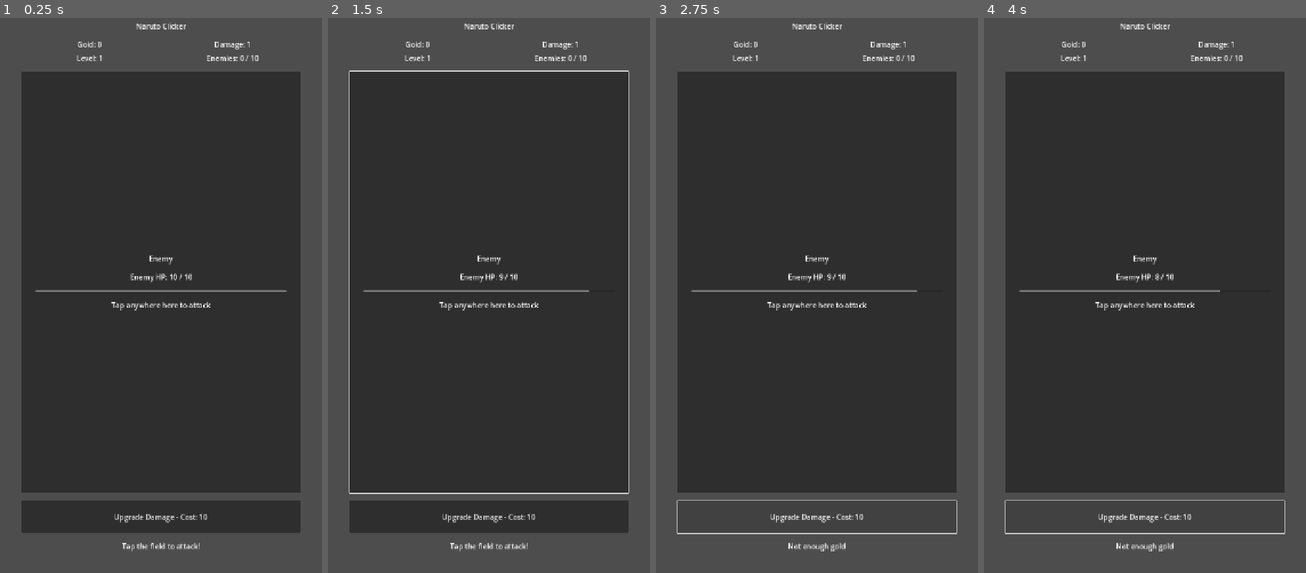
Above: before the commit, frames 1-4 (left to right).
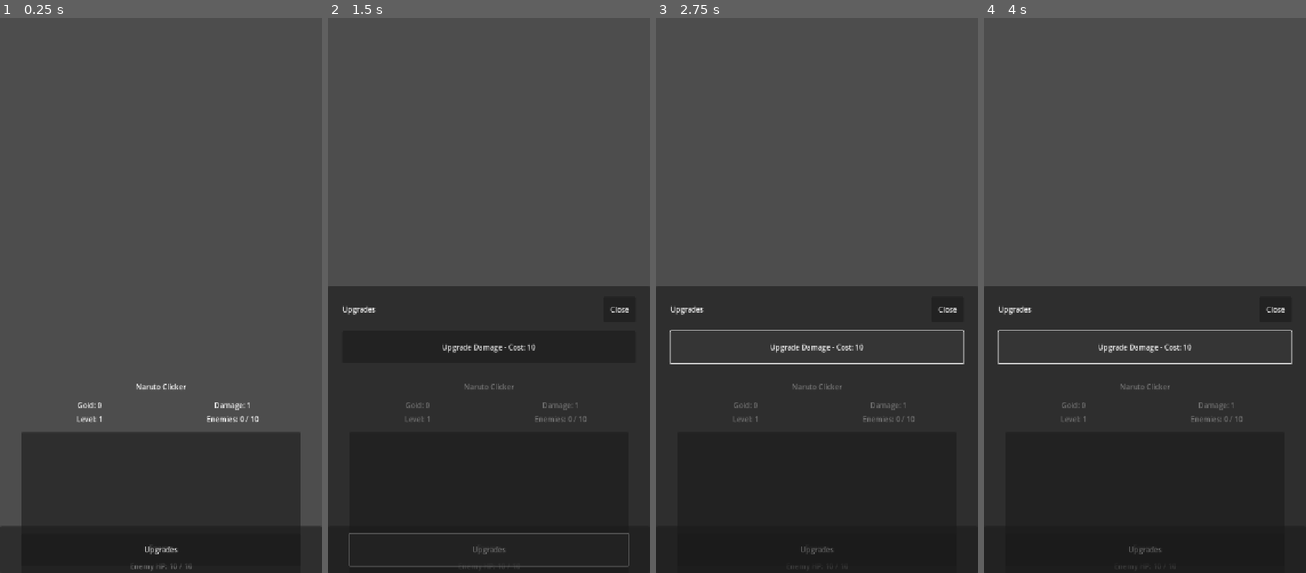
Above: after the commit, the same moments.

Repository: StanisRyz/naruto-clicker
Game: Godot game, scene res://scenes/main/Main.tscn
The game is run twice, just before and just after one commit, with the same random seed, the same clock (stepped at 60 frames per second) and the same inputs.
Inputs (mouse positions are in pixels of both pictures, inside the frame that each line leads up to; where the layout moved, square brackets give the same spot in the first picture):
- Up to frame 1 (0.25 s): no input
- Up to frame 2 (1.5 s): click (489, 572) [489, 284] at 0.5 s; click (489, 550) at 1.25 s, where only the run after the commit has a clickable "Upgrades"
- Up to frame 3 (2.75 s): click "Upgrade Damage - Cost: 10" at 2 s
- Up to frame 4 (4 s): click (1145, 572) [1145, 284] at 2.75 s; click "Upgrade Damage - Cost: 10" at 3.5 s

The runs differ from the first frame. In frame 1, 65% of the frame differs, in the area x 0-100%, y 0-100%; in frame 2, 49%; in frame 3, 54%; in frame 4, 54%.

Commit message:
Add half-screen upgrades sheet
Refactor upgrades UI into a bottom sheet.

Changes include:
- Add bottom bar with an Upgrades button.
- Add UpgradeSheet as a half-screen bottom panel.
- Move existing UpgradePanel into UpgradeSheet.
- Keep visible GameField area clickable while UpgradeSheet is open.
- Preserve existing damage upgrade, attack flow, and boss timer behavior.
- Update README.md and AGENTS.md with the new upgrades UI flow.

Diff:
--- a/scenes/game/ClickerScreen.gd
+++ b/scenes/game/ClickerScreen.gd
@@ -4,15 +4,17 @@
 var boss_time_left: float = 0.0
 var boss_timer_active: bool = false
 
-@onready var stats_panel: StatsPanel = $MarginContainer/VBoxContainer/StatsPanel
-@onready var game_field: GameField = $MarginContainer/VBoxContainer/GameField
-@onready var upgrade_panel: UpgradePanel = $MarginContainer/VBoxContainer/UpgradePanel
-@onready var status_label: Label = $MarginContainer/VBoxContainer/StatusLabel
+@onready var stats_panel: StatsPanel = $MainContent/VBoxContainer/StatsPanel
+@onready var game_field: GameField = $MainContent/VBoxContainer/GameField
+@onready var status_label: Label = $MainContent/VBoxContainer/StatusLabel
+@onready var upgrades_button: Button = $BottomBar/MarginContainer/UpgradesButton
+@onready var upgrade_sheet: UpgradeSheet = $UpgradeSheet
 
 
 func _ready() -> void:
 	game_field.attack_requested.connect(_on_attack_requested)
-	upgrade_panel.damage_upgrade_requested.connect(_on_damage_upgrade_requested)
+	upgrades_button.pressed.connect(_on_upgrades_button_pressed)
+	upgrade_sheet.damage_upgrade_requested.connect(_on_damage_upgrade_requested)
 	_update_ui()
 	_sync_boss_timer()
 
@@ -32,7 +34,7 @@
 	stats_panel.update_view(state)
 	game_field.update_view(state)
 	game_field.update_boss_timer(boss_time_left, boss_timer_active)
-	upgrade_panel.update_view(state)
+	upgrade_sheet.update_view(state)
 
 
 func _on_attack_requested() -> void:
@@ -49,6 +51,10 @@
 	var result: Dictionary = state.buy_damage_upgrade()
 	status_label.text = result.get("status_text", "")
 	_update_ui()
+
+
+func _on_upgrades_button_pressed() -> void:
+	upgrade_sheet.show_sheet()
 
 
 func _sync_boss_timer() -> void:
--- a/scenes/game/ClickerScreen.tscn
+++ b/scenes/game/ClickerScreen.tscn
@@ -3,7 +3,7 @@
 [ext_resource type="Script" path="res://scenes/game/ClickerScreen.gd" id="1_ymqc8"]
 [ext_resource type="PackedScene" path="res://scenes/ui/StatsPanel.tscn" id="2_yinr5"]
 [ext_resource type="PackedScene" path="res://scenes/ui/GameField.tscn" id="3_uv1kb"]
-[ext_resource type="PackedScene" path="res://scenes/ui/UpgradePanel.tscn" id="4_bwmtj"]
+[ext_resource type="PackedScene" path="res://scenes/ui/UpgradeSheet.tscn" id="4_vcx67"]
 
 [node name="ClickerScreen" type="Control"]
 layout_mode = 3
@@ -14,38 +14,60 @@
 grow_vertical = 2
 script = ExtResource("1_ymqc8")
 
-[node name="MarginContainer" type="MarginContainer" parent="."]
+[node name="MainContent" type="MarginContainer" parent="."]
 layout_mode = 1
-anchors_preset = 15
+anchors_preset = 12
 anchor_right = 1.0
 anchor_bottom = 1.0
 offset_left = 48.0
 offset_top = 48.0
 offset_right = -48.0
-offset_bottom = -48.0
+offset_bottom = -128.0
 grow_horizontal = 2
 grow_vertical = 2
 
-[node name="VBoxContainer" type="VBoxContainer" parent="MarginContainer"]
+[node name="VBoxContainer" type="VBoxContainer" parent="MainContent"]
 layout_mode = 2
 theme_override_constants/separation = 18
 
-[node name="TitleLabel" type="Label" parent="MarginContainer/VBoxContainer"]
+[node name="TitleLabel" type="Label" parent="MainContent/VBoxContainer"]
 layout_mode = 2
 text = "Naruto Clicker"
 horizontal_alignment = 1
 
-[node name="StatsPanel" parent="MarginContainer/VBoxContainer" instance=ExtResource("2_yinr5")]
+[node name="StatsPanel" parent="MainContent/VBoxContainer" instance=ExtResource("2_yinr5")]
 layout_mode = 2
 
-[node name="GameField" parent="MarginContainer/VBoxContainer" instance=ExtResource("3_uv1kb")]
+[node name="GameField" parent="MainContent/VBoxContainer" instance=ExtResource("3_uv1kb")]
 layout_mode = 2
 
-[node name="UpgradePanel" parent="MarginContainer/VBoxContainer" instance=ExtResource("4_bwmtj")]
-layout_mode = 2
-
-[node name="StatusLabel" type="Label" parent="MarginContainer/VBoxContainer"]
+[node name="StatusLabel" type="Label" parent="MainContent/VBoxContainer"]
 layout_mode = 2
 text = "Tap the field to attack!"
 horizontal_alignment = 1
 autowrap_mode = 3
+
+[node name="BottomBar" type="PanelContainer" parent="."]
+layout_mode = 1
+anchors_preset = 12
+anchor_top = 1.0
+anchor_right = 1.0
+anchor_bottom = 1.0
+offset_top = -104.0
+grow_horizontal = 2
+grow_vertical = 0
+
+[node name="MarginContainer" type="MarginContainer" parent="BottomBar"]
+layout_mode = 2
+theme_override_constants/margin_left = 48
+theme_override_constants/margin_top = 16
+theme_override_constants/margin_right = 48
+theme_override_constants/margin_bottom = 16
+
+[node name="UpgradesButton" type="Button" parent="BottomBar/MarginContainer"]
+custom_minimum_size = Vector2(0, 72)
+layout_mode = 2
+text = "Upgrades"
+
+[node name="UpgradeSheet" parent="." instance=ExtResource("4_vcx67")]
+layout_mode = 1
--- /dev/null
+++ b/scenes/ui/UpgradeSheet.gd
@@ -0,0 +1,29 @@
+class_name UpgradeSheet
+extends Control
+
+signal damage_upgrade_requested
+
+@onready var close_button: Button = $PanelContainer/MarginContainer/VBoxContainer/Header/CloseButton
+@onready var upgrade_panel: UpgradePanel = $PanelContainer/MarginContainer/VBoxContainer/UpgradePanel
+
+
+func _ready() -> void:
+	close_button.pressed.connect(hide_sheet)
+	upgrade_panel.damage_upgrade_requested.connect(_on_damage_upgrade_requested)
+	hide()
+
+
+func show_sheet() -> void:
+	show()
+
+
+func hide_sheet() -> void:
+	hide()
+
+
+func update_view(state: ClickerState) -> void:
+	upgrade_panel.update_view(state)
+
+
+func _on_damage_upgrade_requested() -> void:
+	damage_upgrade_requested.emit()
--- /dev/null
+++ b/scenes/ui/UpgradeSheet.tscn
@@ -0,0 +1,51 @@
+[gd_scene load_steps=3 format=3]
+
+[ext_resource type="Script" path="res://scenes/ui/UpgradeSheet.gd" id="1_wmn3s"]
+[ext_resource type="PackedScene" path="res://scenes/ui/UpgradePanel.tscn" id="2_ggq7k"]
+
+[node name="UpgradeSheet" type="Control"]
+visible = false
+layout_mode = 3
+anchors_preset = 12
+anchor_top = 0.5
+anchor_right = 1.0
+anchor_bottom = 1.0
+grow_horizontal = 2
+grow_vertical = 0
+mouse_filter = 0
+script = ExtResource("1_wmn3s")
+
+[node name="PanelContainer" type="PanelContainer" parent="."]
+layout_mode = 1
+anchors_preset = 15
+anchor_right = 1.0
+anchor_bottom = 1.0
+grow_horizontal = 2
+grow_vertical = 2
+
+[node name="MarginContainer" type="MarginContainer" parent="PanelContainer"]
+layout_mode = 2
+theme_override_constants/margin_left = 32
+theme_override_constants/margin_top = 24
+theme_override_constants/margin_right = 32
+theme_override_constants/margin_bottom = 24
+
+[node name="VBoxContainer" type="VBoxContainer" parent="PanelContainer/MarginContainer"]
+layout_mode = 2
+theme_override_constants/separation = 20
+
+[node name="Header" type="HBoxContainer" parent="PanelContainer/MarginContainer/VBoxContainer"]
+layout_mode = 2
+
+[node name="TitleLabel" type="Label" parent="PanelContainer/MarginContainer/VBoxContainer/Header"]
+layout_mode = 2
+size_flags_horizontal = 3
+text = "Upgrades"
+
+[node name="CloseButton" type="Button" parent="PanelContainer/MarginContainer/VBoxContainer/Header"]
+custom_minimum_size = Vector2(72, 56)
+layout_mode = 2
+text = "Close"
+
+[node name="UpgradePanel" parent="PanelContainer/MarginContainer/VBoxContainer" instance=ExtResource("2_ggq7k")]
+layout_mode = 2
Not shown, added: scenes/ui/UpgradeSheet.gd.uid
Not shown, changed: AGENTS.md
Not shown, changed: README.md
